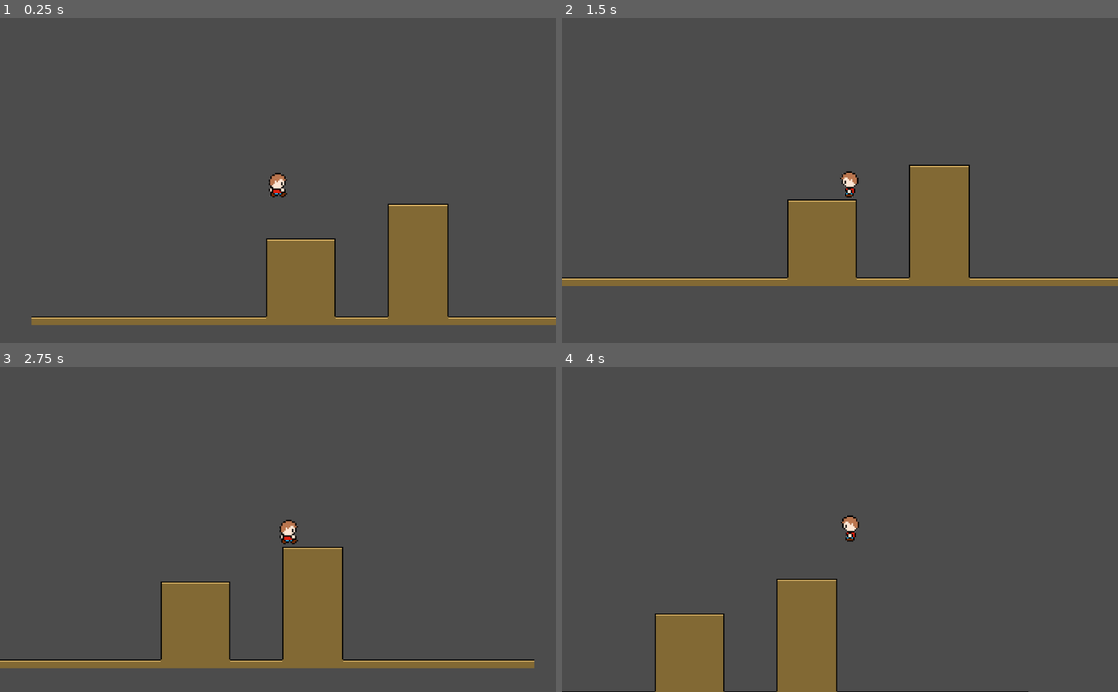
Above: before the commit, frames 1-4 (two rows, left to right).
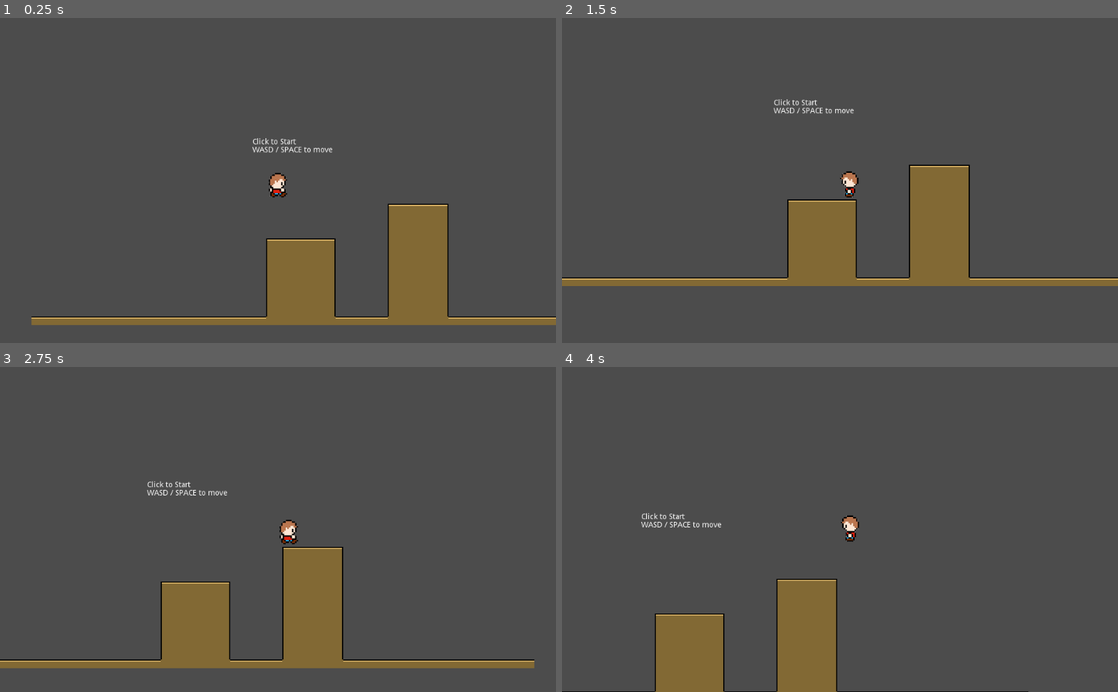
Above: after the commit, the same moments.

Repository: rexjallen/testWebGame
Game: Godot game, scene res://Assets/City.tscn
The game is run twice, just before and just after one commit, with the same random seed, the same clock (stepped at 60 frames per second) and the same inputs.
Inputs:
- Up to frame 1 (0.25 s): no input
- Up to frame 2 (1.5 s): tap Enter at 0.5, 1.25 s; hold D (ui_right) 0.53-1.28 s; tap Space (jump) at 0.77 s; hold A (ui_left) from 1.28 s (still down)
- Up to frame 3 (2.75 s): tap Space (jump) at 1.52 s; tap Enter at 2 s; release A (ui_left) at 2.03 s; hold D (ui_right) from 2.03 s (still down)
- Up to frame 4 (4 s): tap Enter at 2.75, 3.5 s; tap Space (jump) at 3.02, 3.77 s; release D (ui_right) at 3.53 s; hold A (ui_left) from 3.53 s (still down)

The runs differ from the first frame. In frame 1, 0.2% of the frame differs, in the area x 45-60%, y 36-42%; in frame 2, 0.2%; in frame 3, 0.2%; in frame 4, 0.2%.

Commit message:
added instructions

Diff:
--- a/Assets/City.tscn
+++ b/Assets/City.tscn
@@ -15,10 +15,10 @@
 position = Vector2( 118, 148 )
 
 [node name="RichTextLabel" type="RichTextLabel" parent="."]
-margin_left = -634.956
-margin_top = 762.055
-margin_right = -486.956
-margin_bottom = 789.055
+margin_left = -641.432
+margin_top = 945.525
+margin_right = -493.432
+margin_bottom = 972.525
 rect_pivot_offset = Vector2( 240.312, 0 )
 text = "GAME OVER NOOB"
 __meta__ = {
@@ -26,12 +26,24 @@
 }
 
 [node name="RichTextLabel2" type="RichTextLabel" parent="."]
-margin_left = 806.902
-margin_top = 753.421
-margin_right = 954.902
-margin_bottom = 780.421
+margin_left = 899.716
+margin_top = 971.426
+margin_right = 1047.72
+margin_bottom = 998.426
 rect_pivot_offset = Vector2( 240.312, 0 )
 text = "GAME OVER NOOB"
 __meta__ = {
 "_edit_use_anchors_": false
 }
+
+[node name="RichTextLabel3" type="RichTextLabel" parent="."]
+margin_left = 71.0
+margin_top = 71.0
+margin_right = 252.0
+margin_bottom = 103.0
+rect_pivot_offset = Vector2( 240.312, 0 )
+text = "Click to Start
+WASD / SPACE to move"
+__meta__ = {
+"_edit_use_anchors_": false
+}
Not shown, added: Release/index.png.import
Not shown, changed: Release/index.pck
